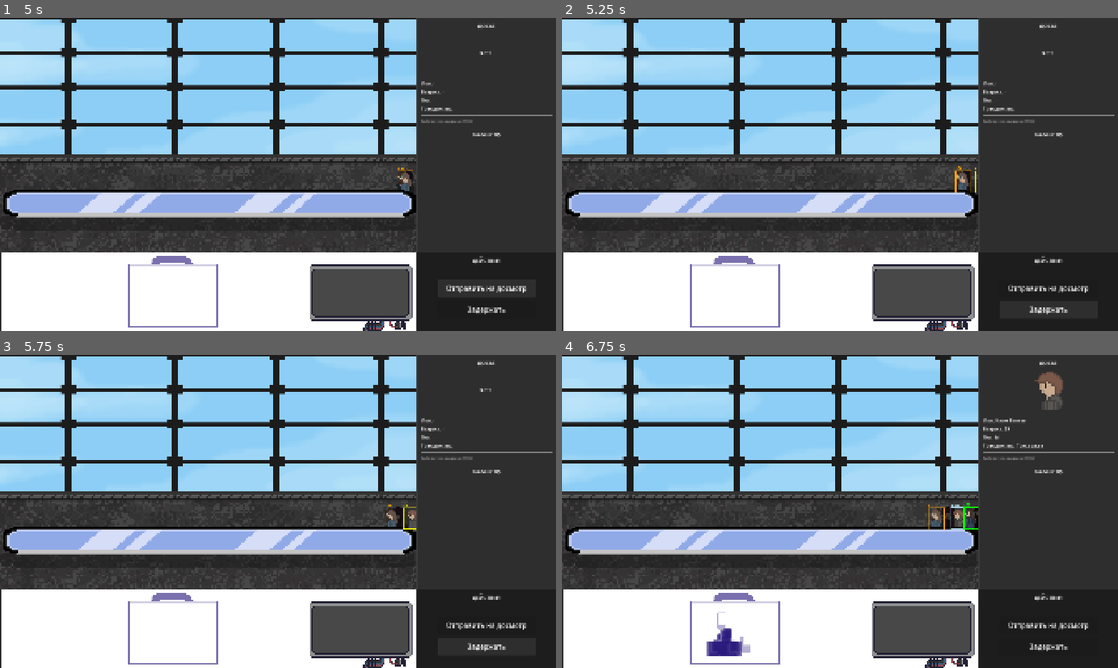
Above: before the commit, frames 1-4 (two rows, left to right).
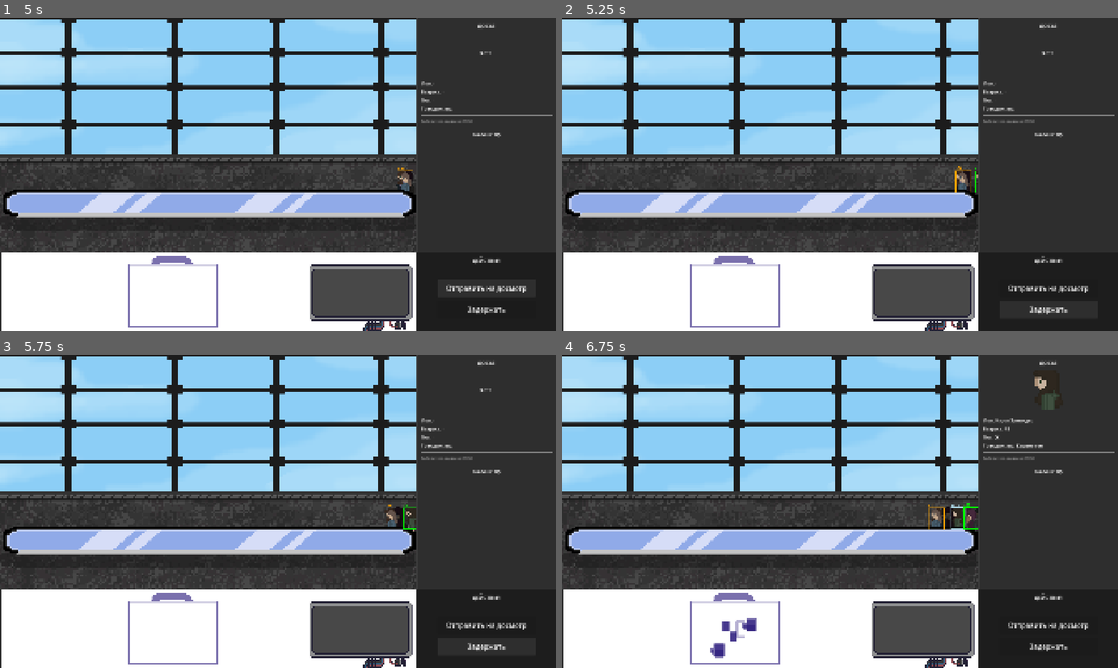
Above: after the commit, the same moments.

Repository: meowzyness/gayjam
Game: Godot game, scene res://Scenes/main_menu.tscn
The game is run twice, just before and just after one commit, with the same random seed, the same clock (stepped at 60 frames per second) and the same inputs.
Inputs (mouse positions are in pixels of both pictures, inside the frame that each line leads up to):
- Up to frame 1 (5 s): click "Начать" at 0.5 s; click "Отправить на досмотр" at 1.25 s; click "Задержать" at 2 s; click "Отправить на досмотр" at 2.75 s; click "Задержать" at 3.5 s; click "Отправить на досмотр" at 4.25 s
- Up to frame 2 (5.25 s): click "Задержать" at 5 s
- Up to frame 3 (5.75 s): no input
- Up to frame 4 (6.75 s): move the mouse to (956, 517) at 5.77 s; click (956, 517) at 5.92 s; move the mouse to (951, 517) at 6.52 s; click (951, 517) at 6.67 s

Frame 1 is identical in both runs. In frame 2, less than 0.1% of the frame differs, in the area x 74-75%, y 47-56%; in frame 3, 0.1%; in frame 4, 1.3%, in the area x 26-91%, y 5-97%.
Error in both runs: Invalid access to property or key 'personality' on a base object of type 'Nil'. (res://Scripts/UI.gd:86)

Commit message:
banning_lists

Diff:
--- /dev/null
+++ b/Scripts/banned.gd
@@ -0,0 +1,41 @@
+extends Node
+
+var amount_of_banning_lists = 1
+
+var ban = {
+	"banned_ages": [10, 999],
+	"banned_citizenship": ["ЫЫЫЫЫЫЫЫЫ"],
+	"banned_names": [],
+	"banned_surnames": [],
+	"banned_textures": []
+}
+
+
+func update_ban_lists():
+	var amount = 0
+	for k in ban.keys():
+		if len(ban[k]) > 0:
+			amount += 1
+	amount_of_banning_lists = amount
+
+
+func get_ban_lists():
+	var ban_list = []
+	for k in ban.keys():
+		if len(ban[k]) > 0:
+			ban_list.append(k)
+	return ban_list
+
+
+func add_ban(p_name, massive: Array):
+	massive.append(p_name)
+	update_ban_lists()
+
+
+func del_ban(p_name, massive: Array):
+	var _deleting_item
+	for i in range(len(massive)):
+		if massive[i] == p_name:
+			_deleting_item = massive[i]
+	massive.remove_at(_deleting_item)
+	update_ban_lists()
--- a/Scripts/personality.gd
+++ b/Scripts/personality.gd
@@ -140,18 +140,13 @@
 
 	sussyness = pow(randf(), 3)
 	if randf() <= sussyness:
+		getting_traitor()
+	elif texture in Banned.ban['banned_textures'] or age in Banned.ban['banned_ages']:
 		traitor = true
-		var r = randi_range(1, 2)
-		if r == 1:
-			totaly_real_texture = generate_texture()
-			while texture == totaly_real_texture:
-				totaly_real_texture = generate_texture()
-		elif r == 2:
-			print('having_danger')
-			having_danger = true
-			baggage_x.append(randf_range(0, 1))
-			baggage_y.append(randf_range(0, 1))
-			baggage.append(generate_baggage_danger_texture())
+	elif name in Banned.ban['banned_names'] or surname in Banned.ban['banned_surnames']:
+		traitor = true
+	elif citizenship in Banned.ban['banned_names']:
+		traitor = true
 	else:
 		traitor = false
 
@@ -227,6 +222,41 @@
 		else:
 			name = first_names_western_f.pick_random()
 			surname = last_names_western_f.pick_random()
+
+
+func getting_traitor():
+	traitor = true
+	var r: int
+	if Banned.amount_of_banning_lists == 0:
+		r = randi_range(1, 2)
+	else:
+		r = randi_range(1, 3)
+	if r == 1:
+		totaly_real_texture = generate_texture()
+		while texture == totaly_real_texture:
+			totaly_real_texture = generate_texture()
+	elif r == 2:
+		print('having_danger')
+		having_danger = true
+		baggage_x.append(randf_range(0, 1))
+		baggage_y.append(randf_range(0, 1))
+		baggage.append(generate_baggage_danger_texture())
+	elif r == 3:
+		r = randi_range(1, Banned.amount_of_banning_lists)
+		var ban_lists = Banned.get_ban_lists()
+		for i_ban_list in range(len(ban_lists)):
+			if i_ban_list == (r - 1):
+				if ban_lists[i_ban_list] == 'banned_ages':
+					age = Banned.ban[ban_lists[i_ban_list]].pick_random()
+				if ban_lists[i_ban_list] == 'banned_citizenship':
+					citizenship = Banned.ban[ban_lists[i_ban_list]].pick_random()
+				if ban_lists[i_ban_list] == 'banned_names':
+					name = Banned.ban[ban_lists[i_ban_list]].pick_random()
+				if ban_lists[i_ban_list] == 'banned_surnames':
+					surname = Banned.ban[ban_lists[i_ban_list]].pick_random()
+				if ban_lists[i_ban_list] == 'banned_textures':
+					texture = Banned.ban[ban_lists[i_ban_list]].pick_random()
+					totaly_real_texture = Banned.ban[ban_lists[i_ban_list]].pick_random()
 
 
 func change_sex():
--- a/project.godot
+++ b/project.godot
@@ -18,6 +18,7 @@
 [autoload]
 
 AudioManager="*uid://b8funa4o6vbcr"
+Banned="*uid://bbjp4iix2w8ha"
 
 [display]
 
Not shown, added: Scripts/banned.gd.uid
